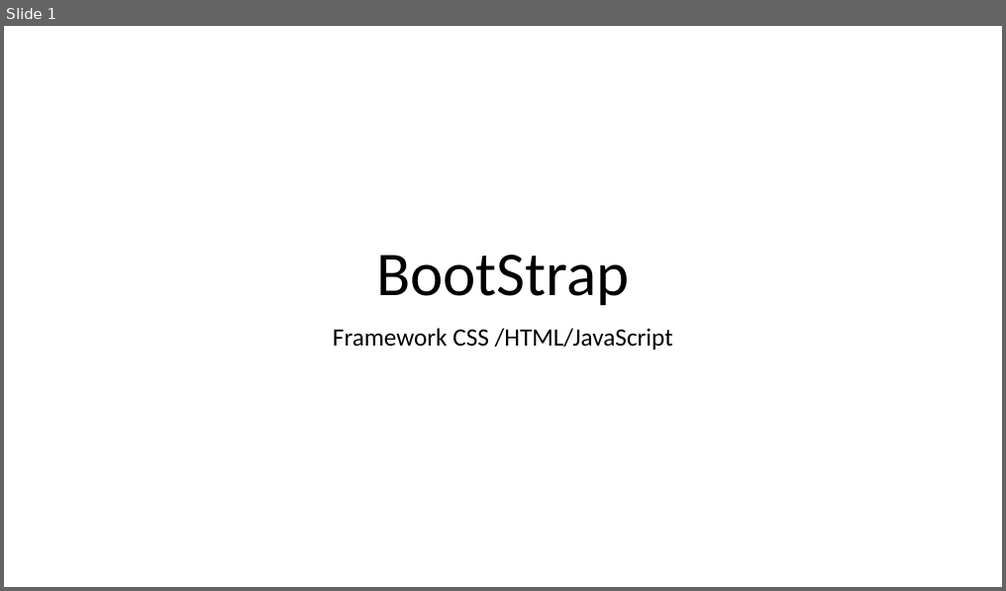
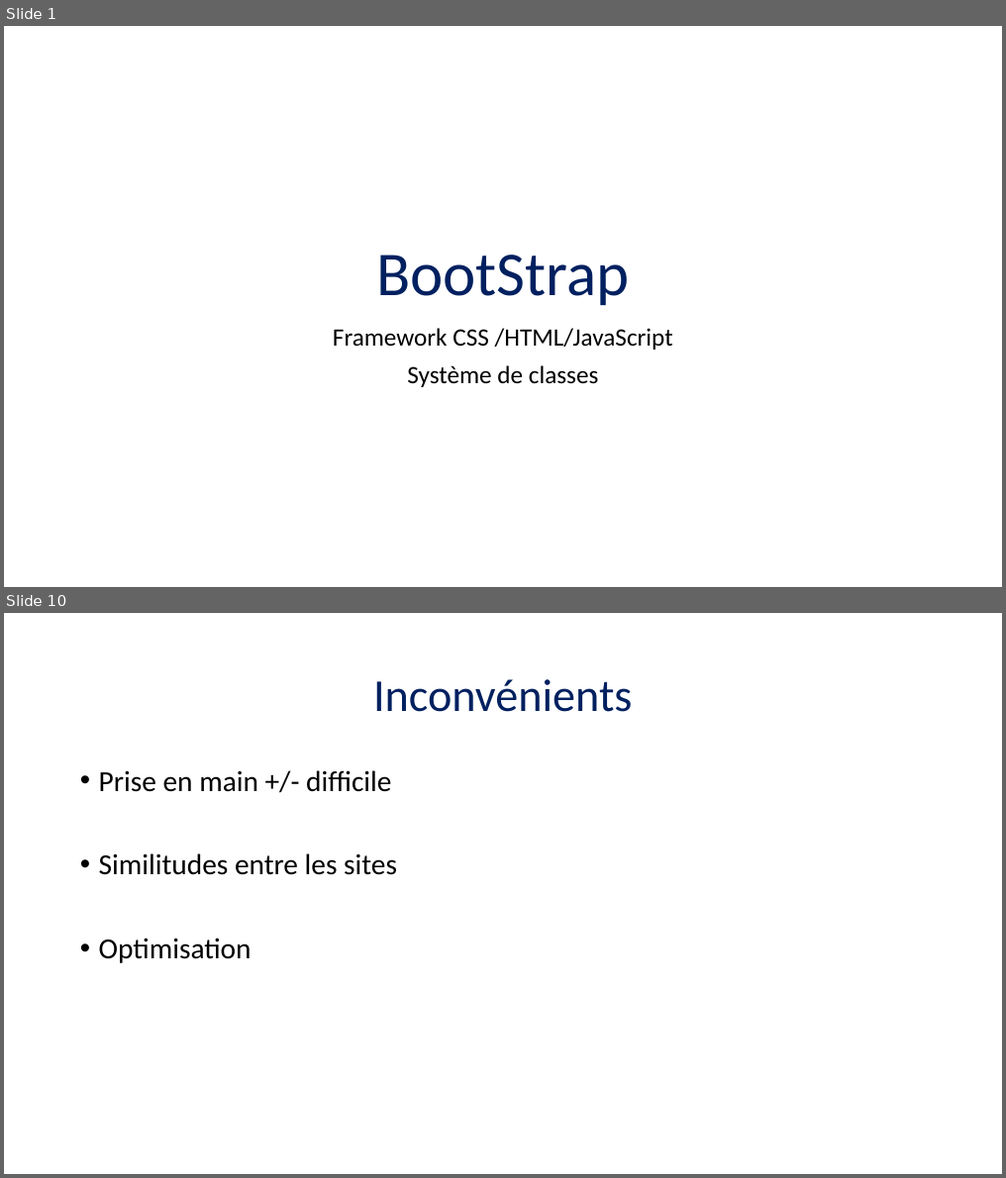
Before and after one commit to Freek31/Exo_html, a slide deck: 08-Angular/Bootstrap/BootStrap.pptx. Shown one above the other, each under a label of ours: slide 1 before the commit, slides 1 and 10 after it; the slides between them are not shown. The pictures are 1006x591 and 1006x1178 pixels, drawn with LibreOffice and Linux fonts; fonts in the diff are those of the drawing. Boxes give left, top, right and bottom in pixels: in the first picture for what was removed or moved away, otherwise in the second. Text is boxed around its words. In the diff, an @@ line names an element or a change of style, - is before the commit and + after.

```diff
--- a/08-Angular/Bootstrap/BootStrap.pptx
+++ b/08-Angular/Bootstrap/BootStrap.pptx
@@ slide 10 added at (x1=4, y1=613, x2=1002, y2=1174), background #FFFFFF @@
@@ title added at (x1=373, y1=679, x2=632, y2=712), 44 pt, text #002060 @@
+Inconvénients
@@ text added at (x1=99, y1=770, x2=397, y2=963), 28 pt, text #000000 @@
+• Prise en main +/- difficile
+• Similitudes entre les sites
+• Optimisation
@@ slide 1 changed as well @@
@@ title "BootStrap" at (x1=376, y1=255, x2=630, y2=305): text colour #000000 to #002060 @@
@@ subtitle at (x1=407, y1=366, x2=599, y2=387): paragraph added @@
+Système de classes
```
Also in this commit, not shown: 1 other slide changed, 7 other slides added, 1 slide removed.
